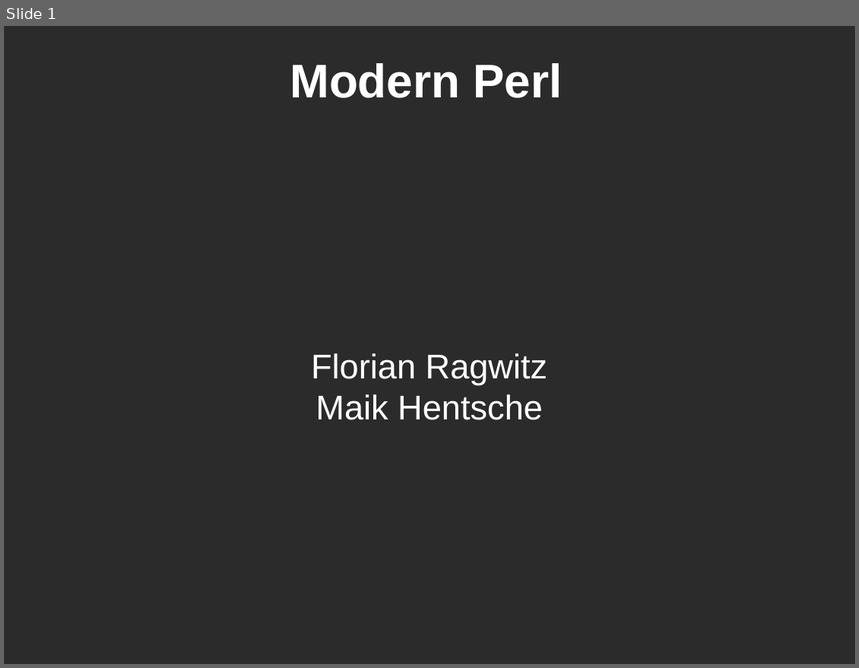
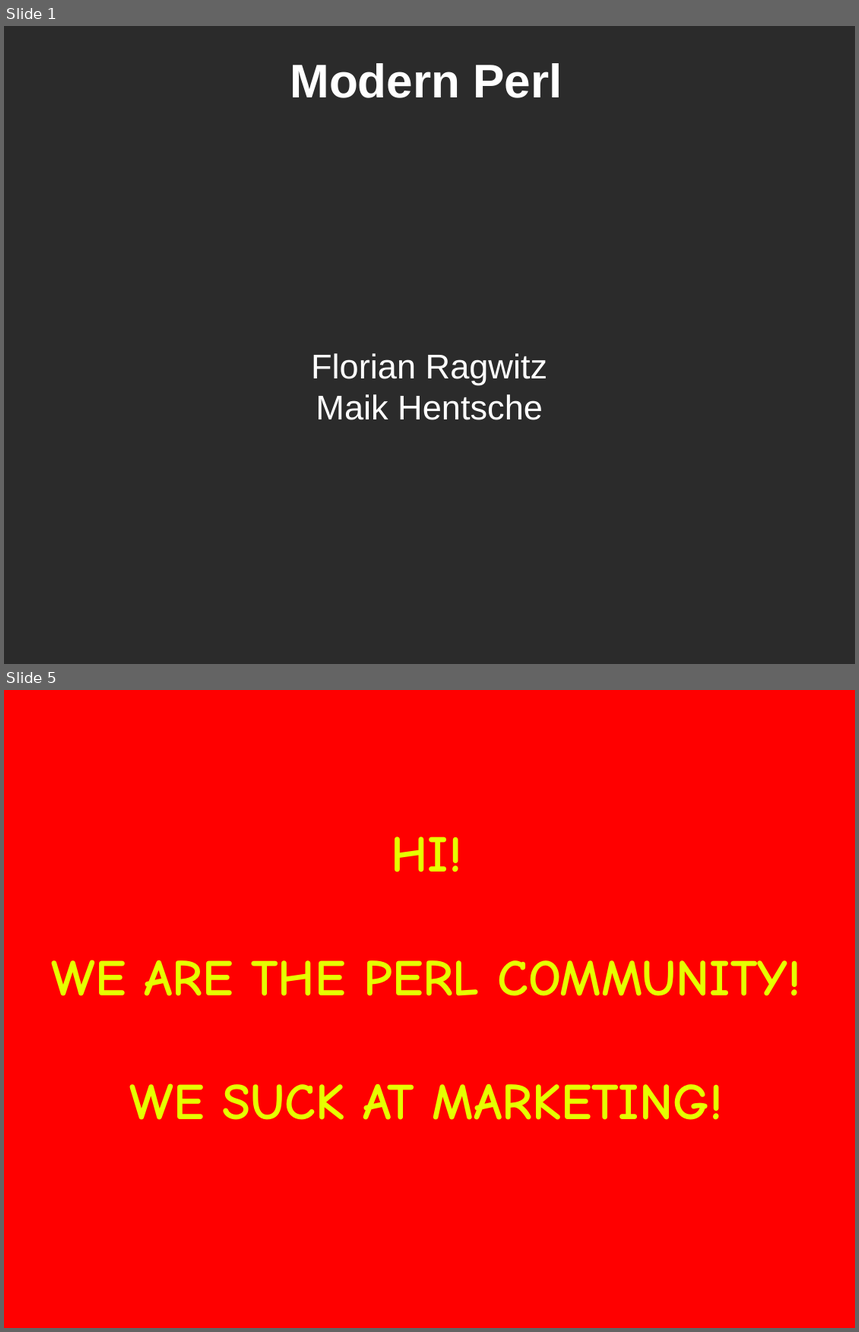
Before and after one commit to Caldrin/Vortrag_CLT, a slide deck: Modern Perl.odp. Shown one above the other, each under a label of ours: slide 1 before the commit, slides 1 and 5 after it; the slides between them are not shown. The pictures are 859x668 and 859x1332 pixels, drawn with LibreOffice and Linux fonts; fonts in the diff are those of the drawing; background and template pictures are left out; a plain dark background stands for a picture behind light text. Boxes give left, top, right and bottom in pixels: in the first picture for what was removed or moved away, otherwise in the second. Text is boxed around its words. In the diff, an @@ line names an element or a change of style, - is before the commit and + after.

```diff
--- a/Modern Perl.odp
+++ b/Modern Perl.odp
@@ slide 5 added at bbox=[4, 690, 855, 1328], background #FF0000 @@
@@ subtitle added at bbox=[52, 837, 801, 1120], 48 pt, text #E6FF00, bold @@
+HI!
+WE ARE THE PERL COMMUNITY!
+WE SUCK AT MARKETING!
```
Also in this commit, not shown: 2 slides changed, 11 other slides added, 1 slide removed.
